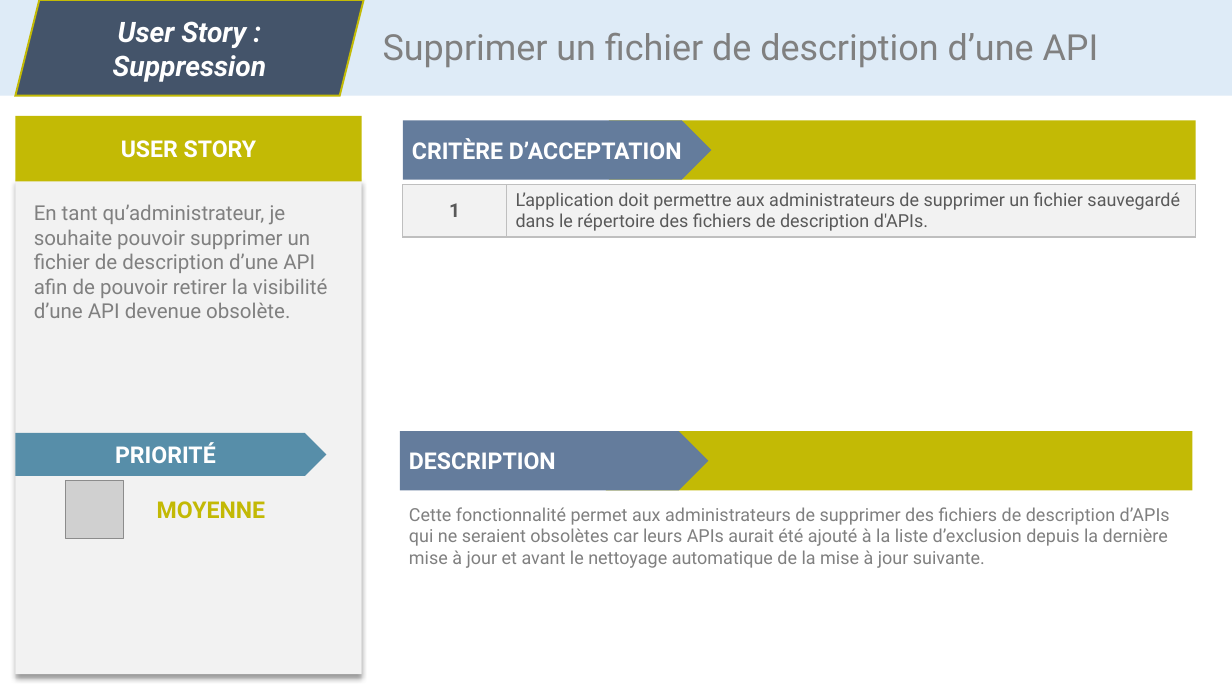
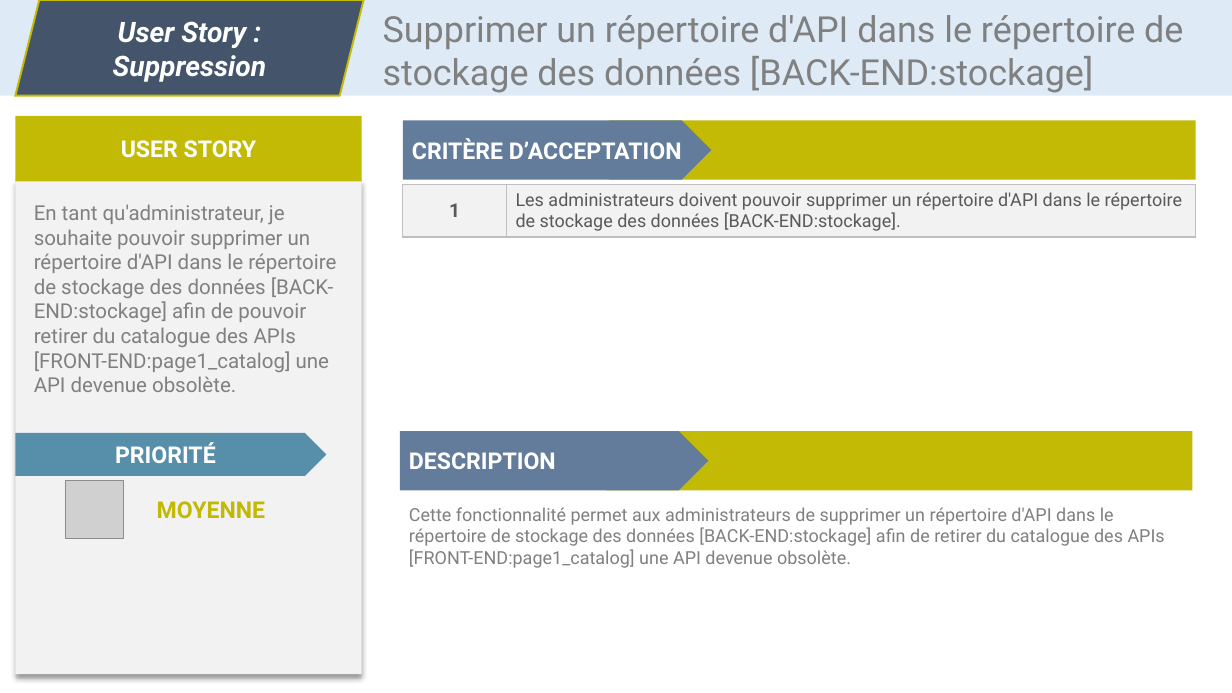
Before and after one commit to CC4K/api-catalog-development, a slide deck: slide 11 of reports/S3-User-Stories/user-stories-dev.odp. Drawn at 1232x693 pixels with LibreOffice and Linux fonts; fonts in the diff are those of the drawing; grey boxes stand for pictures. Boxes give left, top, right and bottom in pixels: in the first picture for what was removed or moved away, otherwise in the second. Text is boxed around its words. In the diff, an @@ line names an element or a change of style, - is before the commit and + after.

```diff
--- a/reports/S3-User-Stories/user-stories-dev.odp
+++ b/reports/S3-User-Stories/user-stories-dev.odp
@@ text at [383,15,1183,93]: text changed @@
-Supprimer un fichier de description d’une API
+Supprimer un répertoire d'API dans le répertoire de stockage des données [BACK-END:stockage]
@@ text at [34,204,336,392]: text changed @@
-En tant qu’administrateur, je souhaite pouvoir supprimer un fichier de description d’une API afin de pouvoir retirer la visibilité d’une API devenue obsolète.
+En tant qu'administrateur, je souhaite pouvoir supprimer un répertoire d'API dans le répertoire de stockage des données [BACK-END:stockage] afin de pouvoir retirer du catalogue des APIs [FRONT-END:page1_catalog] une API devenue obsolète.
@@ table at [403,185,1195,237] @@
-row 1, column 2: L’application doit permettre aux administrateurs de supprimer un fichier sauvegardé dans le répertoire des fichiers de description d'APIs.
+row 1, column 2: Les administrateurs doivent pouvoir supprimer un répertoire d'API dans le répertoire de stockage des données [BACK-END:stockage].
@@ text at [409,507,1165,568]: text changed @@
-Cette fonctionnalité permet aux administrateurs de supprimer des fichiers de description d’APIs qui ne seraient obsolètes car leurs APIs aurait été ajouté à la liste d’exclusion depuis la dernière mise à jour et avant le nettoyage automatique de la mise à jour suivante.
+Cette fonctionnalité permet aux administrateurs de supprimer un répertoire d'API dans le répertoire de stockage des données [BACK-END:stockage] afin de retirer du catalogue des APIs [FRONT-END:page1_catalog] une API devenue obsolète.
```
Also in this commit, not shown: 13 other slides changed, 1 slide added, 4 other files.
